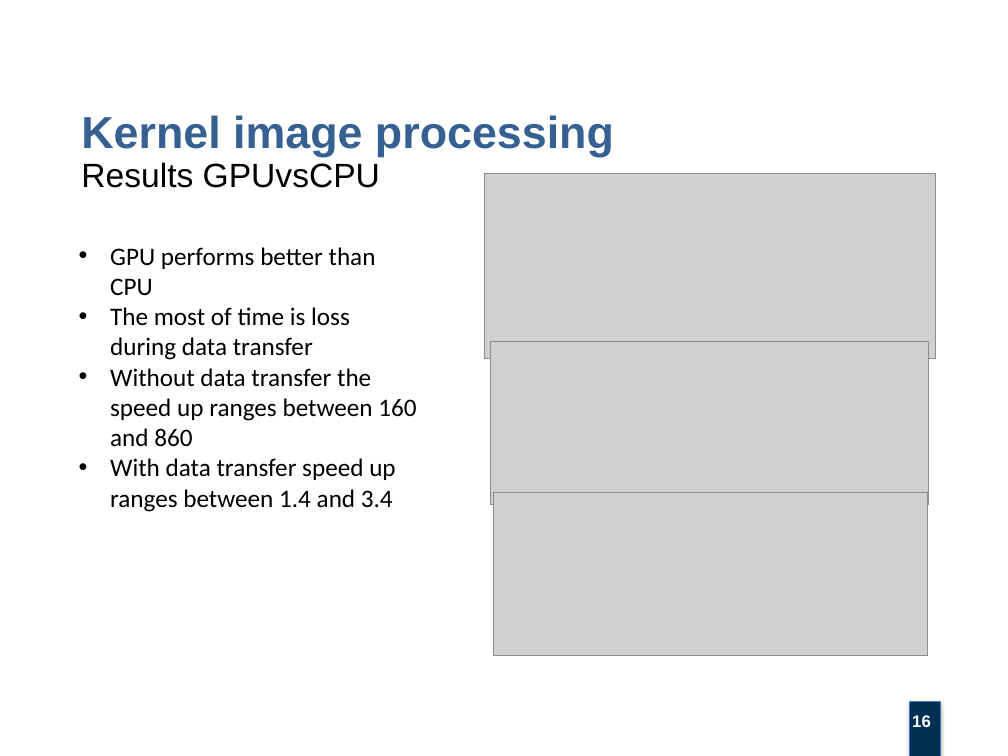
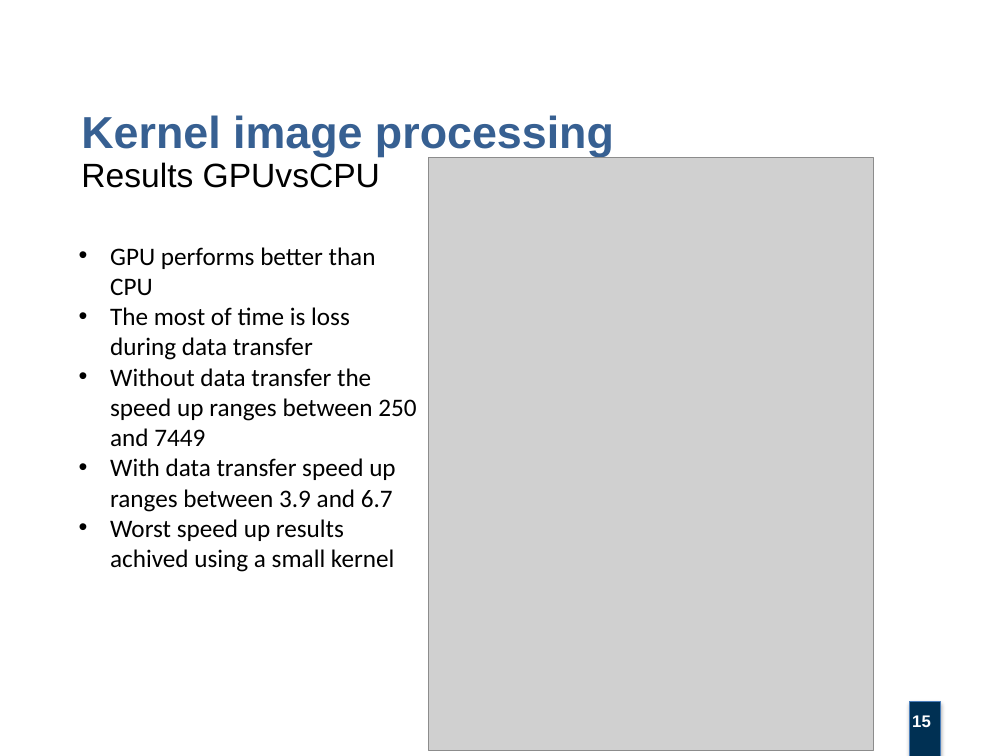
Before and after one commit to villifCoder559/KernelImageProcessing, a slide deck: slide 15 of project_report/kernel_image_processing_presentation.pptx (slide 16 before the commit). Drawn at 1008x756 pixels with LibreOffice and Linux fonts; fonts in the diff are those of the drawing; grey boxes stand for pictures; background and template pictures are left out. Boxes give left, top, right and bottom in pixels: in the first picture for what was removed or moved away, otherwise in the second. Text is boxed around its words. In the diff, an @@ line names an element or a change of style, - is before the commit and + after.

```diff
--- a/project_report/kernel_image_processing_presentation.pptx
+++ b/project_report/kernel_image_processing_presentation.pptx
@@ picture added at box(428, 157, 873, 750) @@
@@ picture removed at box(484, 173, 934, 359) @@
@@ picture removed at box(491, 342, 929, 505) @@
@@ text at box(110, 368, 416, 572): text changed @@
-• Without data transfer the speed up ranges between 160 and 860
-• With data transfer speed up ranges between 1.4 and 3.4
+• Without data transfer the speed up ranges between 250 and 7449
+• With data transfer speed up ranges between 3.9 and 6.7
+• Worst speed up results achived using a small kernel
@@ picture removed at box(494, 493, 928, 656) @@
```
Also in this commit, not shown: 4 other slides changed, 1 slide removed, 1 other file.
